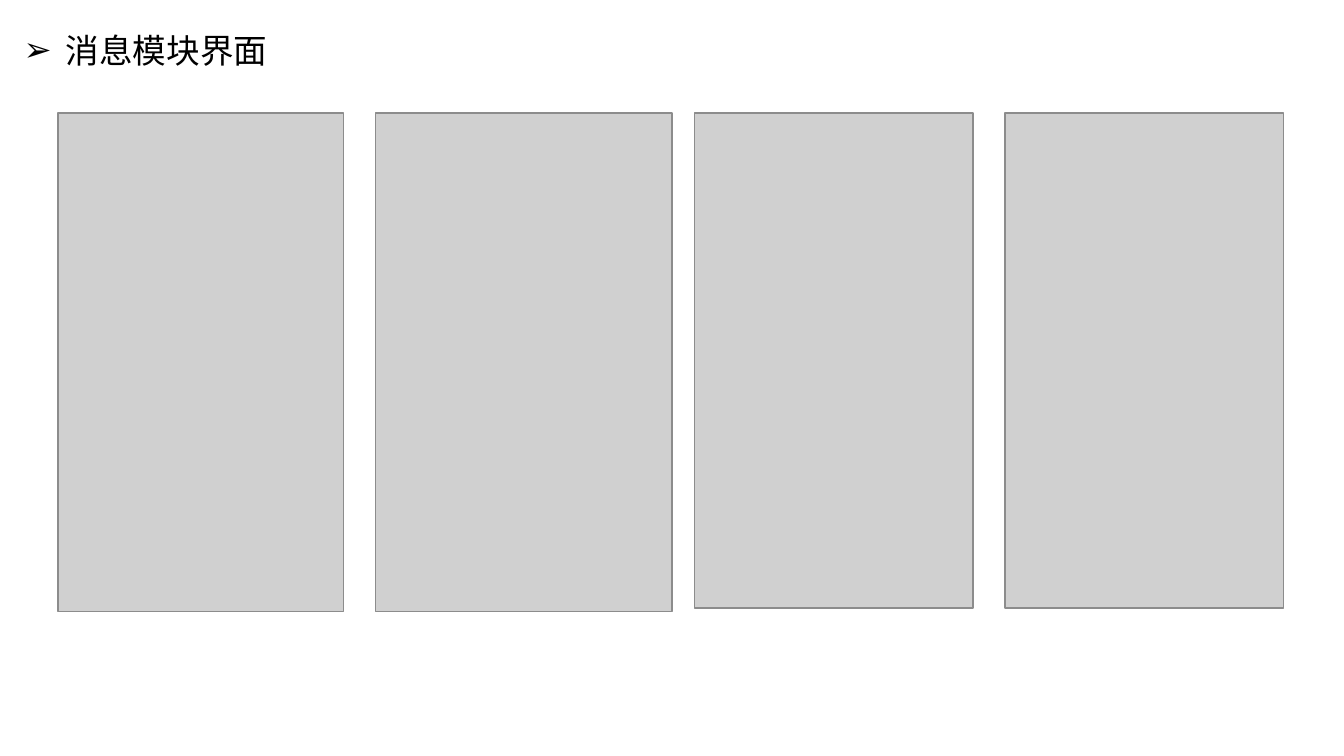
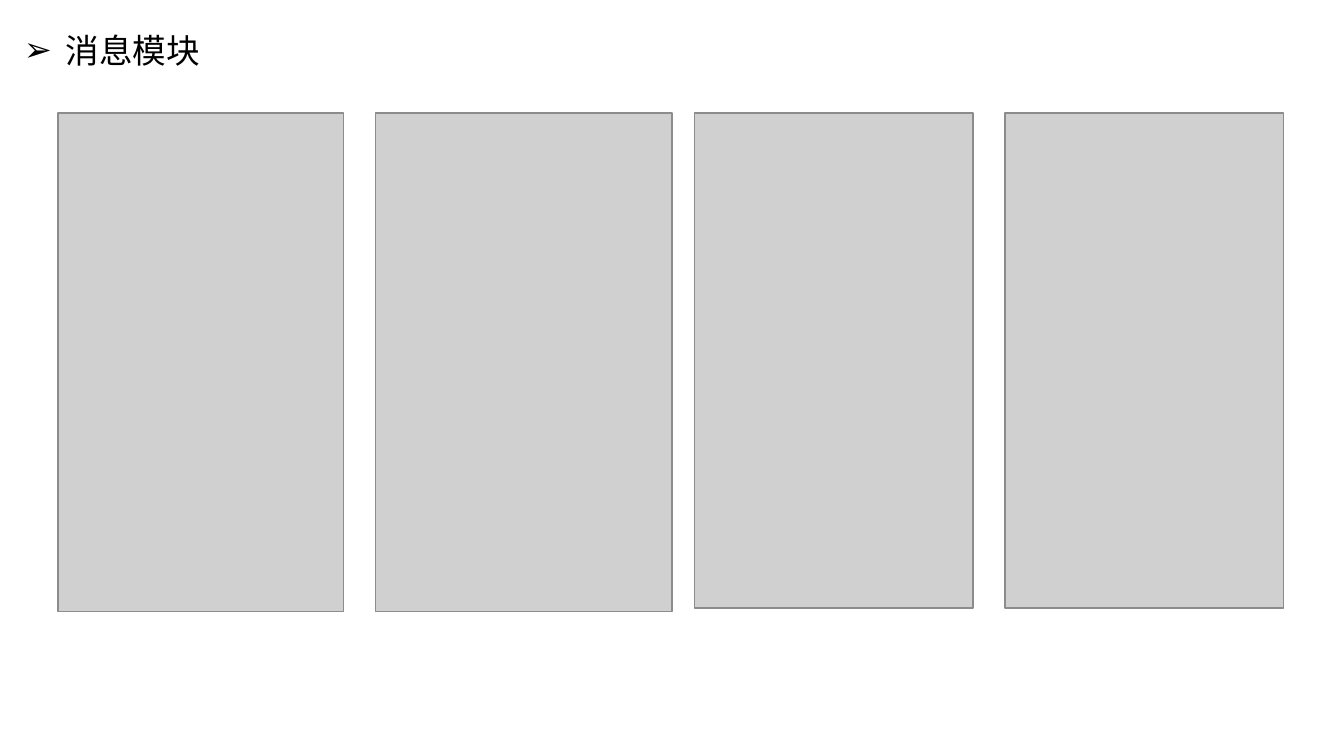
Before and after one commit to wenwudeng/MyDocument, a slide deck: slide 11 of 中期答辩/宠物生活APP的设计与实现.pptx. Drawn at 1344x756 pixels with LibreOffice and Linux fonts; fonts in the diff are those of the drawing; grey boxes stand for pictures. Boxes give left, top, right and bottom in pixels: in the first picture for what was removed or moved away, otherwise in the second. Text is boxed around its words. In the diff, an @@ line names an element or a change of style, - is before the commit and + after.

```diff
--- a/中期答辩/宠物生活APP的设计与实现.pptx
+++ b/中期答辩/宠物生活APP的设计与实现.pptx
@@ text at [66, 34, 200, 66]: text changed @@
-➢ 消息模块界面
+➢ 消息模块
```
Also in this commit, not shown: 9 other slides changed, 1 slide added.
